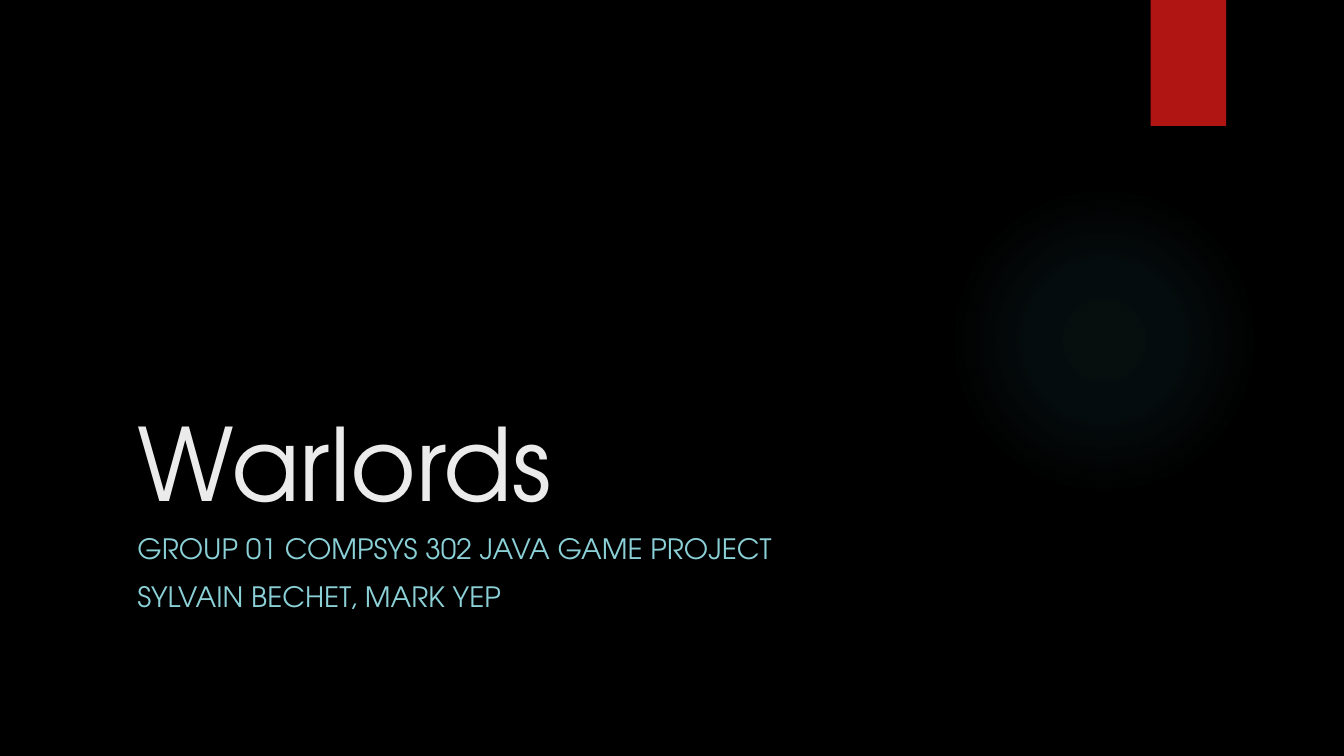
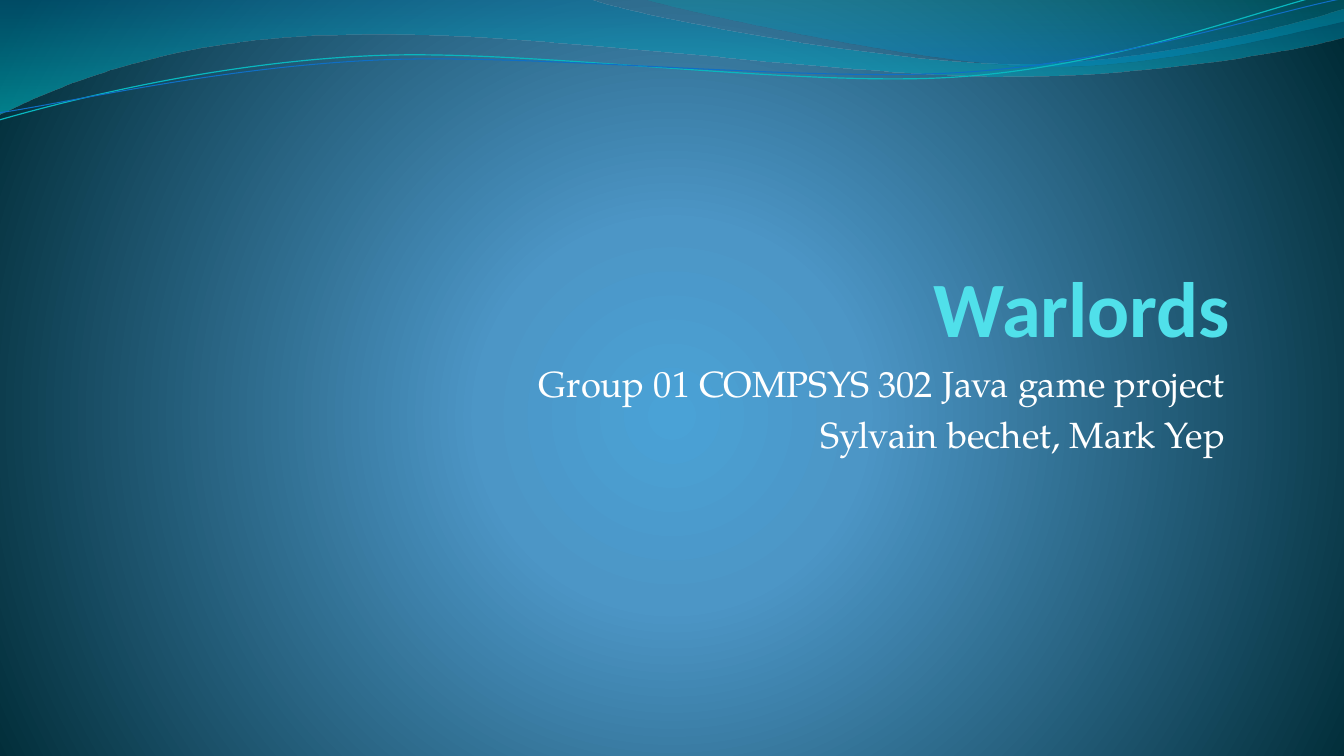
Before and after one commit to nz-Mark-Y/JavaGameProject, a slide deck: slide 1 of Group 01 Final Submission Presentation.pptx. Drawn at 1344x756 pixels with LibreOffice and Linux fonts; fonts in the diff are those of the drawing; background and template pictures are left out. Boxes give left, top, right and bottom in pixels: in the first picture for what was removed or moved away, otherwise in the second. Text is boxed around its words. In the diff, an @@ line names an element or a change of style, - is before the commit and + after.

```diff
--- a/Group 01 Final Submission Presentation.pptx
+++ b/Group 01 Final Submission Presentation.pptx
@@ background picture (left out) to gradient #4AA0D6 to #4C98C7 to #002C38 @@
@@ freeform shape added at bbox=[0, 0, 1344, 114], fill gradient #0074A1 to #00C6CF @@
@@ freeform shape added at bbox=[0, 0, 1344, 125], outline #0AB8BF 0.85 pt @@
@@ freeform shape added at bbox=[0, 0, 1344, 120], outline #0F6FC6 0.75 pt @@
@@ freeform shape added at bbox=[644, 0, 1344, 70], fill gradient #00A1A9 to #008BBF @@
@@ rectangle removed at bbox=[1150, 0, 1226, 126] @@
@@ title "Warlords": place and size @@
-title "Warlords" at bbox=[137, 426, 552, 547]
+title "Warlords" at bbox=[934, 271, 1230, 355]
@@ title "Warlords" at bbox=[934, 271, 1230, 355]: size 72 to 56 pt, font TeX Gyre Adventor to Calibri, text colour #EBEBEB to #51E0EA, bold on; alignment left to right @@
@@ ellipse removed at bbox=[949, 185, 1259, 495] @@
@@ subtitle at bbox=[539, 371, 1225, 459]: text changed; size 20 to 26 pt; font TeX Gyre Adventor to TeX Gyre Pagella; text colour #8AD0D6 to #FFFFFF @@
-GROUP 01 COMPSYS 302 JAVA GAME PROJECT
-SYLVAIN BECHET, MARK YEP
+Group 01 COMPSYS 302 Java game project
+Sylvain bechet, Mark Yep
```
Also in this commit, not shown: 2 other slides changed, 4 slides added, 4 slides removed.
